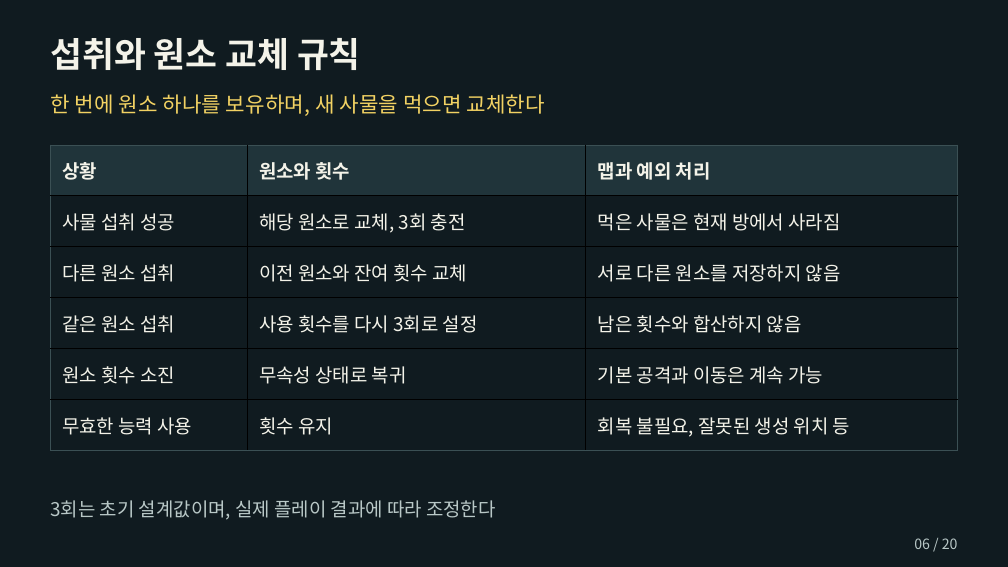
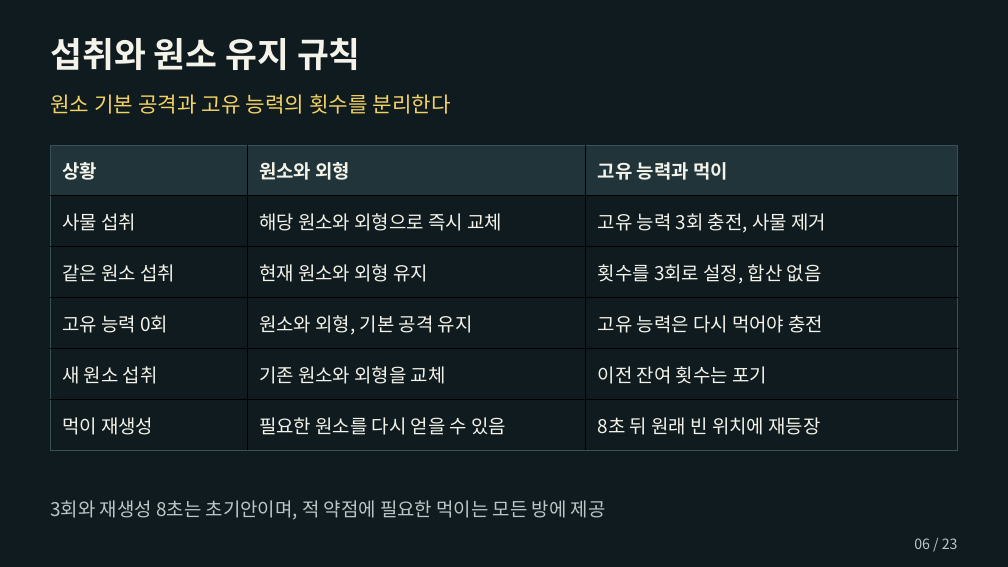
Before and after one commit to chanwhee0330/element-eater, a slide deck: slide 6 of outputs/엘리먼트_이터_기획서_허찬휘.pptx. Drawn at 1008x567 pixels with LibreOffice and Linux fonts; fonts in the diff are those of the drawing. Boxes give left, top, right and bottom in pixels: in the first picture for what was removed or moved away, otherwise in the second. Text is boxed around its words. In the diff, an @@ line names an element or a change of style, - is before the commit and + after.

```diff
--- a/outputs/엘리먼트_이터_기획서_허찬휘.pptx
+++ b/outputs/엘리먼트_이터_기획서_허찬휘.pptx
@@ text at (50, 38, 361, 70): text changed @@
-섭취와 원소 교체 규칙
+섭취와 원소 유지 규칙
@@ text at (50, 94, 451, 114): text changed @@
-한 번에 원소 하나를 보유하며, 새 사물을 먹으면 교체한다
+원소 기본 공격과 고유 능력의 횟수를 분리한다
@@ table at (51, 145, 958, 451) @@
-row 1, column 2: 원소와 횟수
+row 1, column 2: 원소와 외형
-row 1, column 3: 맵과 예외 처리
+row 1, column 3: 고유 능력과 먹이
-row 2: 사물 섭취 성공 | 해당 원소로 교체, 3회 충전 | 먹은 사물은 현재 방에서 사라짐
+row 2: 사물 섭취 | 해당 원소와 외형으로 즉시 교체 | 고유 능력 3회 충전, 사물 제거
-row 3: 다른 원소 섭취 | 이전 원소와 잔여 횟수 교체 | 서로 다른 원소를 저장하지 않음
+row 3: 같은 원소 섭취 | 현재 원소와 외형 유지 | 횟수를 3회로 설정, 합산 없음
-row 4: 같은 원소 섭취 | 사용 횟수를 다시 3회로 설정 | 남은 횟수와 합산하지 않음
+row 4: 고유 능력 0회 | 원소와 외형, 기본 공격 유지 | 고유 능력은 다시 먹어야 충전
-row 5: 원소 횟수 소진 | 무속성 상태로 복귀 | 기본 공격과 이동은 계속 가능
+row 5: 새 원소 섭취 | 기존 원소와 외형을 교체 | 이전 잔여 횟수는 포기
-row 6: 무효한 능력 사용 | 횟수 유지 | 회복 불필요, 잘못된 생성 위치 등
+row 6: 먹이 재생성 | 필요한 원소를 다시 얻을 수 있음 | 8초 뒤 원래 빈 위치에 재등장
@@ text at (50, 500, 606, 520): text changed @@
-3회는 초기 설계값이며, 실제 플레이 결과에 따라 조정한다
+3회와 재생성 8초는 초기안이며, 적 약점에 필요한 먹이는 모든 방에 제공
@@ text at (914, 538, 958, 549): text changed @@
-06 / 20
+06 / 23
```
Also in this commit, not shown: 19 other slides changed, 3 slides added, 10 other files.
